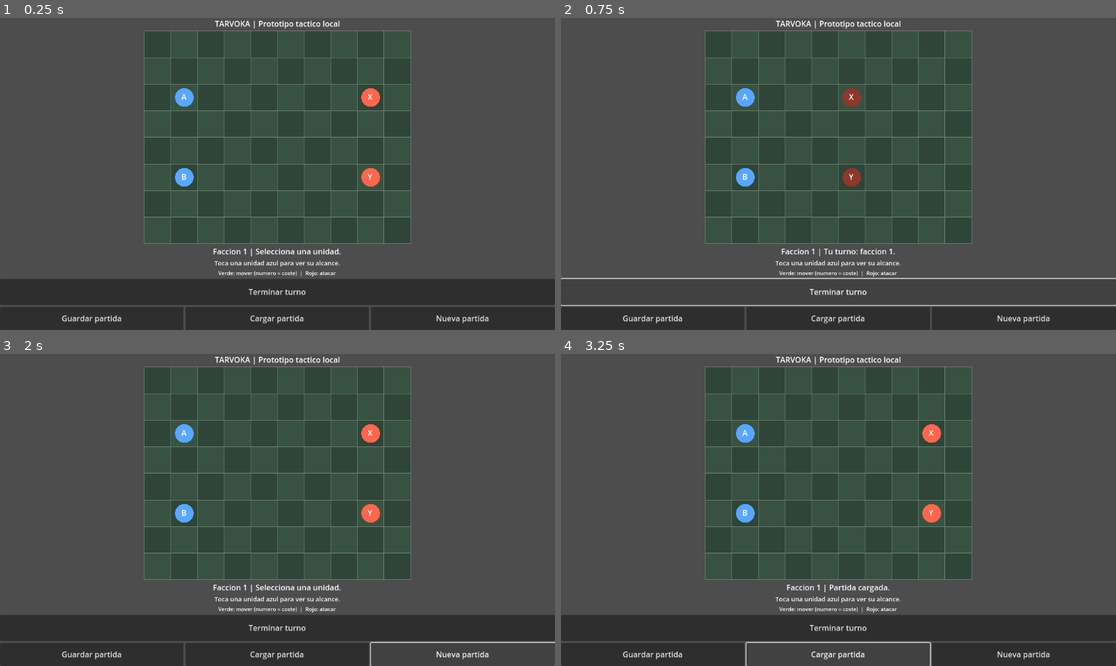
Above: before the commit, frames 1-4 (two rows, left to right).
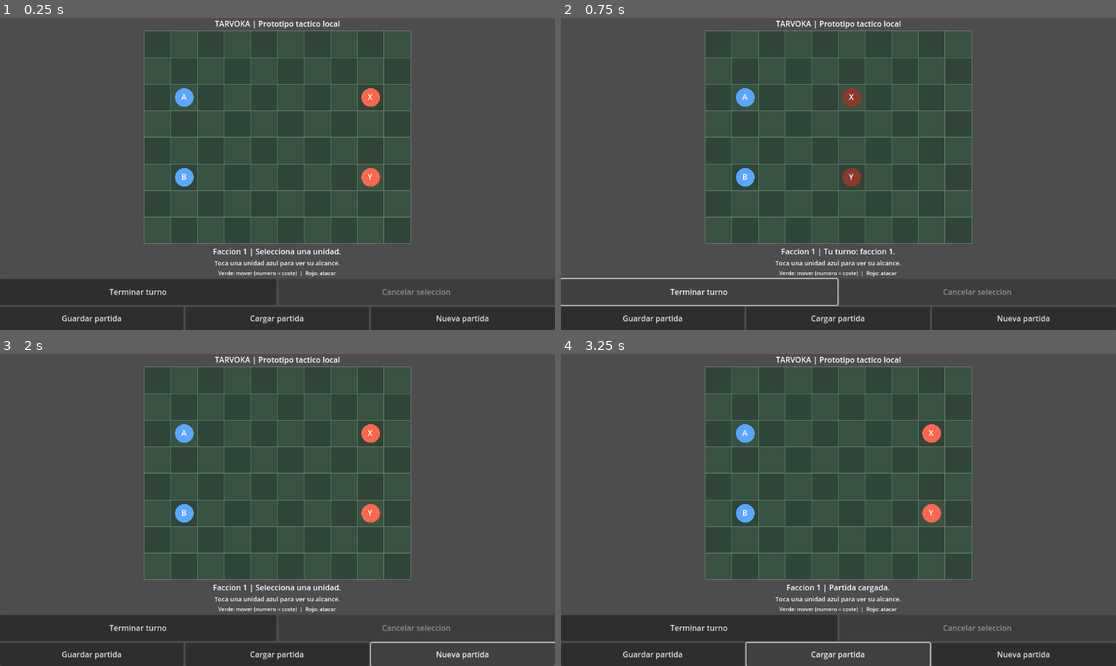
Above: after the commit, the same moments.

Repository: edwinrodri12/Tarvoka
Game: Godot game, scene res://scenes/Main.tscn
Same seed, same stepped clock (60 frames per second), same inputs: the game is played once before the commit and once after it.
Inputs:
- Up to frame 1 (0.25 s): no input
- Up to frame 2 (0.75 s): click "Terminar turno" at 0.5 s
- Up to frame 3 (2 s): click "Nueva partida" at 1.25 s
- Up to frame 4 (3.25 s): click "Guardar partida" at 2 s; click "Cargar partida" at 2.75 s

The runs differ from the first frame. In frame 1, 0.4% of the frame differs, in the area x 19-82%, y 83-92%; in frame 2, 0.8%, in the area x 19-100%, y 83-93%; in frame 3, 0.4%; in frame 4, 0.4%.

Commit message:
feat(p0): clear attack damage preview and safe end turn/cancel controls
Render damage estimate on valid attack cells, show preview in HUD, add cancel selection and disable End Turn in terminal battle. Regression tests for preview and nonmutating cancellation. Godot CI 42872921707 SUCCESS, Android debug APK CI 42872921656 SUCCESS; physical-device verification pending.

Diff:
--- a/scripts/core/TacticalHints.gd
+++ b/scripts/core/TacticalHints.gd
@@ -67,10 +67,16 @@
         if not (unit is Dictionary) or str(unit.get("id", "")) != unit_id:
             continue
         var hints: Dictionary = for_unit(state, unit_id)
-        var cost: String = "Actuo" if bool(unit.get("acted", false)) else "Disponible"
-        return "%s  |  Vida %d  Ataque %d  Defensa %d  Movimiento %d  |  %s  |  %d destinos / %d objetivos" % [
+        var availability: String = "Actuo" if bool(unit.get("acted", false)) else "Disponible"
+        var text: String = "%s | Vida %d | Ataque %d | Defensa %d | Movimiento %d | %s | %d destinos / %d objetivos" % [
             unit_id, int(unit.get("hp", 0)), int(unit.get("attack", 0)),
             int(unit.get("defense", 0)), int(unit.get("move_points", 0)),
-            cost, hints["moves"].size(), hints["attacks"].size()
+            availability, hints["moves"].size(), hints["attacks"].size()
         ]
+        if not hints["attacks"].is_empty():
+            var damages: PackedStringArray = []
+            for target in hints["attacks"].values():
+                damages.append("%s: -%d" % [str(target["id"]), int(target["damage"])])
+            text += " | Danio estimado " + ", ".join(damages)
+        return text
     return "Unidad no disponible."
--- a/scripts/ui/Main.gd
+++ b/scripts/ui/Main.gd
@@ -4,6 +4,8 @@
 var board: Control
 var status_label: Label
 var unit_label: Label
+var end_button: Button
+var cancel_button: Button
 
 func _ready() -> void:
     var layout := VBoxContainer.new()
@@ -33,11 +35,20 @@
     legend.add_theme_font_size_override("font_size", 11)
     legend.text = "Verde: mover (numero = coste)  |  Rojo: atacar"
     layout.add_child(legend)
-    var end_button := Button.new()
+    var commands := HBoxContainer.new()
+    layout.add_child(commands)
+    end_button = Button.new()
     end_button.text = "Terminar turno"
     end_button.custom_minimum_size.y = 54
+    end_button.size_flags_horizontal = Control.SIZE_EXPAND_FILL
     end_button.pressed.connect(_end_turn)
-    layout.add_child(end_button)
+    commands.add_child(end_button)
+    cancel_button = Button.new()
+    cancel_button.text = "Cancelar seleccion"
+    cancel_button.custom_minimum_size.y = 54
+    cancel_button.size_flags_horizontal = Control.SIZE_EXPAND_FILL
+    cancel_button.pressed.connect(_cancel_selection)
+    commands.add_child(cancel_button)
     # Keep controls accessible without reducing the playable board height.
     var actions := HBoxContainer.new()
     layout.add_child(actions)
@@ -66,6 +77,8 @@
         return
     unit_label.text = board.selected_unit_summary()
     var winner := int(board.state.get("winner",-1))
+    end_button.disabled = winner != -1 or (board.ai_enabled and int(board.state.get("faction", 0)) != 0)
+    cancel_button.disabled = board.selected_id.is_empty()
     if winner != -1:
         status_label.text = "Victoria de faccion %d" % (winner + 1)
     else:
@@ -82,3 +95,6 @@
 
 func _new_game() -> void:
     board.new_game()
+
+func _cancel_selection() -> void:
+    board.cancel_selection()
--- a/scripts/ui/TouchBoard.gd
+++ b/scripts/ui/TouchBoard.gd
@@ -83,6 +83,21 @@
         if str(unit["id"]) == selected_id:
             draw_arc(center, tile * 0.42, 0, TAU, 32, Color.YELLOW, 3.0)
         draw_string(font, center + Vector2(-tile*0.11,tile*0.10), str(unit["id"]), HORIZONTAL_ALIGNMENT_LEFT, -1, int(max(12,tile*0.30)), Color.WHITE)
+    # Put expected damage above the enemy tile, after units are drawn so it stays readable.
+    for destination in hints["attacks"]:
+        if tile >= 33.0:
+            var target_pos: Vector2 = origin + Vector2(destination) * tile
+            var dmg: int = int(hints["attacks"][destination]["damage"])
+            draw_string(font, target_pos + Vector2(tile * 0.52, tile * 0.89),
+                "-%d" % dmg, HORIZONTAL_ALIGNMENT_LEFT, -1,
+                int(max(11.0, tile * 0.22)), Color(1.0, 0.88, 0.60))
+
+func cancel_selection() -> void:
+    if selected_id.is_empty():
+        return
+    selected_id = ""
+    message = "Seleccion cancelada."
+    queue_redraw()
 
 func selected_unit_summary() -> String:
     return TacticalHints.unit_summary(state, selected_id)
--- a/tests/test_main_buttons.gd
+++ b/tests/test_main_buttons.gd
@@ -16,7 +16,8 @@
     for child in main.find_children("*", "Button", true, false):
         var button: Button = child as Button
         controls[button.text] = button
-    assert(controls.size() == 4)
+    assert(controls.size() == 5)
+    assert(controls.has("Cancelar seleccion"))
     assert(controls.has("Nueva partida"))
     assert(controls.has("Terminar turno"))
     assert(controls.has("Guardar partida"))
@@ -25,6 +26,15 @@
     var board = main.get("board")
     assert(board != null)
     var original: Dictionary = board.state.duplicate(true)
+    main._process(0.0)
+    assert(not controls["Terminar turno"].disabled)
+    assert(controls["Cancelar seleccion"].disabled)
+    board.selected_id = "A"
+    main._process(0.0)
+    assert(not controls["Cancelar seleccion"].disabled)
+    controls["Cancelar seleccion"].pressed.emit()
+    assert(board.selected_id == "")
+    assert(board.state == original)
     controls["Terminar turno"].pressed.emit()
     # The human end-turn button advances the enemy AI and returns control.
     assert(board.state.get("faction", -1) == 0)
@@ -49,6 +59,12 @@
     assert(board.state["units"][0]["pos"] == Vector2i(1, 2))
     assert(board.state["faction"] == 0)
     assert(board.state["winner"] == -1)
+    board.state["winner"] = 0
+    main._process(0.0)
+    assert(controls["Terminar turno"].disabled)
+    controls["Nueva partida"].pressed.emit()
+    main._process(0.0)
+    assert(not controls["Terminar turno"].disabled)
     var auto_path := "user://tarvoka_autosave_v1.json"
     assert(FileAccess.file_exists(auto_path))
     assert(DirAccess.remove_absolute(ProjectSettings.globalize_path(auto_path)) == OK)
--- a/tests/test_tactical_hints.gd
+++ b/tests/test_tactical_hints.gd
@@ -44,6 +44,13 @@
     var preview: Dictionary = Combat.resolve(10, 8, 5, 0, 0)
     assert(int(options["attacks"][Vector2i(2, 2)]["damage"]) == int(preview["damage"]))
     assert(board.state == near_state)
+    assert(board.selected_unit_summary().contains("Danio estimado X: -5"))
+    var same_state: Dictionary = board.state.duplicate(true)
+    board.cancel_selection()
+    assert(board.selected_id == "")
+    assert(board.state == same_state)
+    board._tap(Vector2(120, 200))
+    assert(board.selected_id == "A")
     board._tap(Vector2(200, 200))
     assert(board.state["units"][2]["hp"] == 8 - int(preview["damage"]))
     assert(board.selected_id == "")
